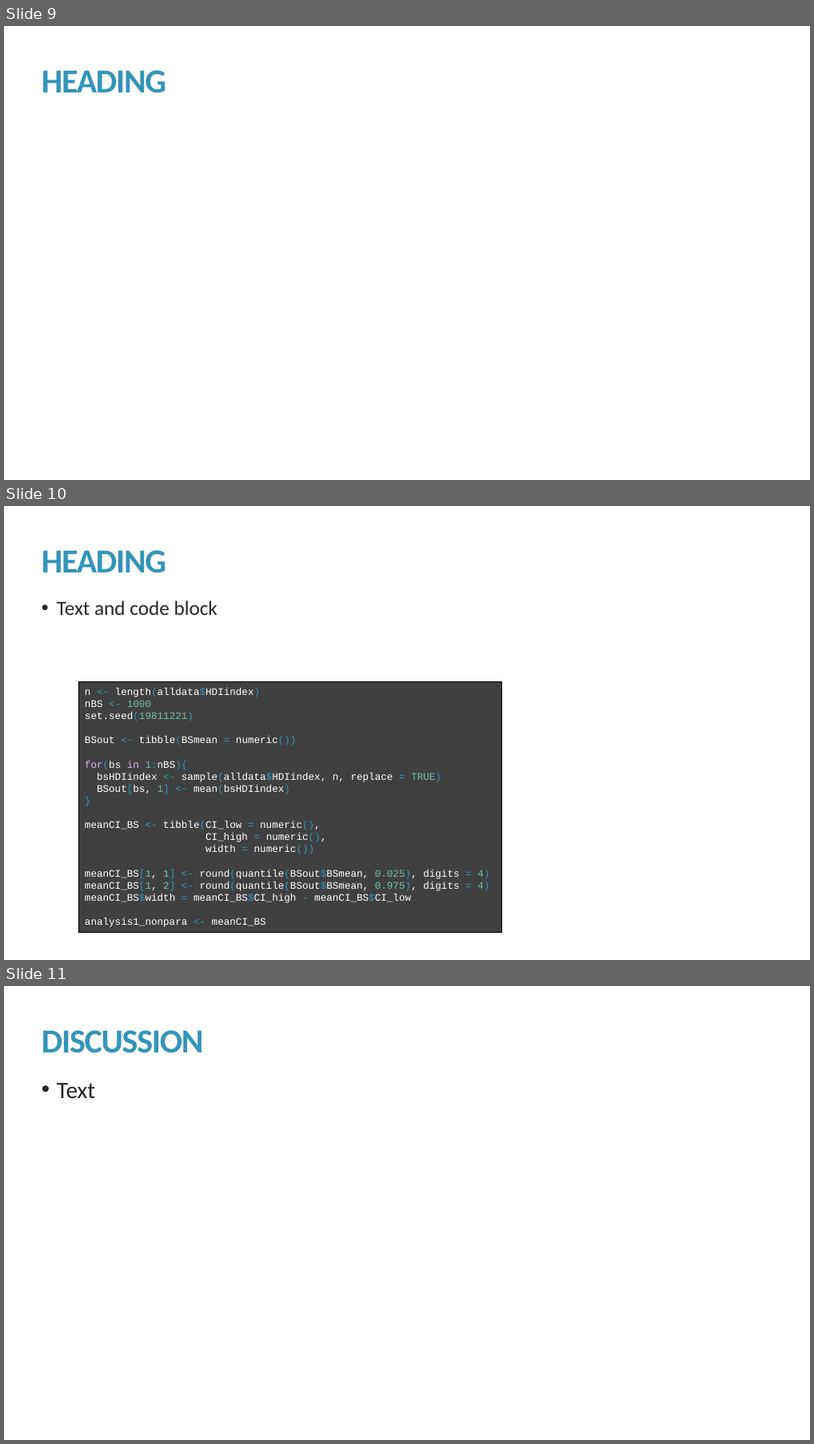
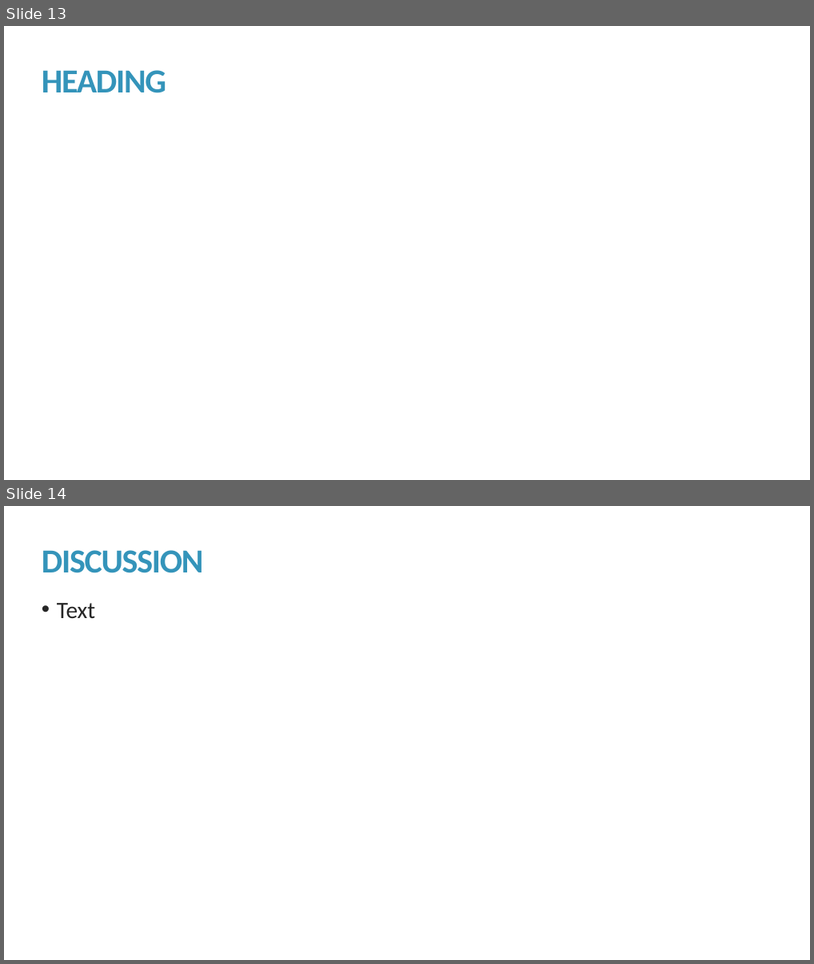
Before and after one commit to kmprioliPROF/MAT_8444_Final_Project, a slide deck: Prioli_Final_Proj.pptx. Shown one above the other, each under a label of ours: slides 9, 10 and 11 before the commit, slides 13 and 14 after it. The pictures are 814x1444 and 814x964 pixels, drawn with LibreOffice and Linux fonts; fonts in the diff are those of the drawing. Boxes give left, top, right and bottom in pixels: in the first picture for what was removed or moved away, otherwise in the second. Text is boxed around its words. In the diff, an @@ line names an element or a change of style, - is before the commit and + after.

```diff
--- a/Prioli_Final_Proj.pptx
+++ b/Prioli_Final_Proj.pptx
@@ slide 10 removed at (4, 506, 810, 960), background #FFFFFF @@
@@ title removed at (42, 550, 166, 573) @@
-HEADING
@@ text removed at (57, 600, 218, 615) @@
-• Text and code block
@@ rectangle removed at (79, 682, 502, 932) @@
-n <- length(alldata$HDIindex)
-nBS <- 1000
-set.seed(19811221)
-BSout <- tibble(BSmean = numeric())
-for(bs in 1:nBS){
-bsHDIindex <- sample(alldata$HDIindex, n, replace = TRUE)
-BSout[bs, 1] <- mean(bsHDIindex)
-}
-meanCI_BS <- tibble(CI_low = numeric(),
-CI_high = numeric(),
-width = numeric())
-meanCI_BS[1, 1] <- round(quantile(BSout$BSmean, 0.025), digits = 4)
-meanCI_BS[1, 2] <- round(quantile(BSout$BSmean, 0.975), digits = 4)
-meanCI_BS$width = meanCI_BS$CI_high - meanCI_BS$CI_low
-analysis1_nonpara <- meanCI_BS
@@ what was slide 9 is now slide 13 @@
@@ what was slide 11 is now slide 14 @@
```
Also in this commit, not shown: 4 slides changed, 5 slides added, 1 other slide removed, 1 other file.
